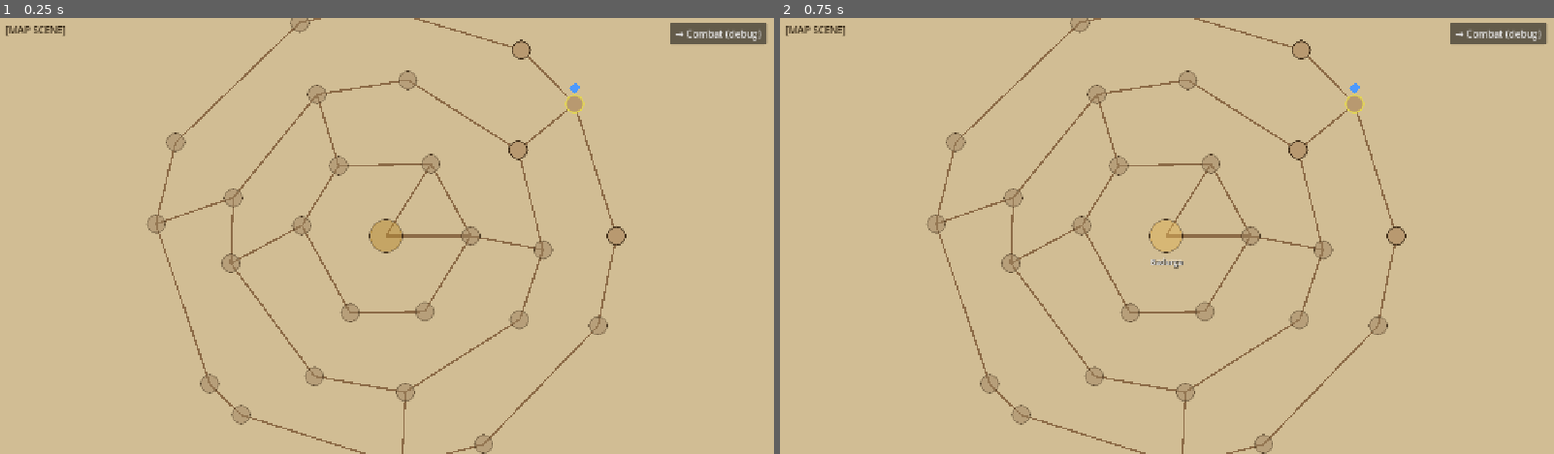
Above: before the commit, frames 1-2 (left to right).
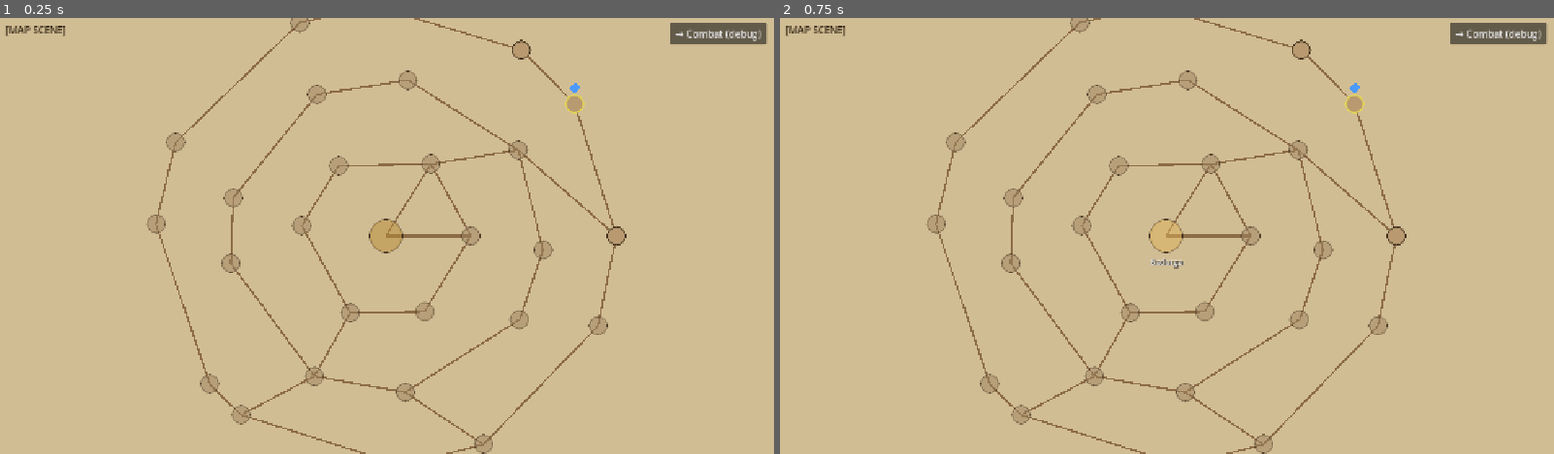
Above: after the commit, the same moments.

Repository: caleb-the-dev/RogueFinder
Game: Godot game, scene res://scenes/map/MapScene.tscn
The game is run twice, just before and just after one commit, with the same random seed, the same clock (stepped at 60 frames per second) and the same inputs. This scene is started directly instead of the project's main scene.
Inputs (mouse positions are in pixels of both pictures, inside the frame that each line leads up to):
- Up to frame 1 (0.25 s): no input
- Up to frame 2 (0.75 s): click (1167, 236) at 0.52 s

The runs differ from the first frame. In frame 1, 0.5% of the frame differs, in the area x 20-79%, y 17-100%; in frame 2, 0.5%.

Commit message:
feat(save): persist map state across sessions
Adds save/load infrastructure to GameState (save.json via FileAccess+JSON)
and wires MapManager to seed its RNG from a stored map_seed so topology is
identical on reload. Player marker placement now reads GameState.player_node_id
rather than the static is_player_start flag.

Co-Authored-By: Claude Sonnet 4.6 <noreply@anthropic.com>

Diff:
--- a/rogue-finder/scripts/globals/GameState.gd
+++ b/rogue-finder/scripts/globals/GameState.gd
@@ -2,12 +2,16 @@
 
 ## --- Global Game State ---
 ## Autoloaded singleton (name: GameState) — tracks run-wide data.
-## Stage 1.5: map traversal fields. Will expand to party roster, reputation, etc.
+## Stage 1.5: map traversal + save/load. Will expand to party roster, reputation, etc.
+
+const SAVE_PATH := "user://save.json"
 
 ## --- Map Progress ---
 
 var player_node_id: String = "node_o11"
 var visited_nodes: Array[String] = ["node_o11"]
+# Owned here so load_save() can restore it before MapManager seeds its RNG.
+var map_seed: int = 0  # 0 = not yet seeded
 
 func move_player(node_id: String) -> void:
 	player_node_id = node_id
@@ -21,3 +25,32 @@
 func is_adjacent_to_player(node_id: String, adjacency: Dictionary) -> bool:
 	var neighbors: Array = adjacency.get(player_node_id, [])
 	return node_id in neighbors
+
+## --- Save / Load ---
+
+func save() -> void:
+	var data := {
+		"player_node_id": player_node_id,
+		"visited_nodes": visited_nodes,
+		"map_seed": map_seed,
+	}
+	var file := FileAccess.open(SAVE_PATH, FileAccess.WRITE)
+	file.store_string(JSON.stringify(data, "\t"))
+
+func load_save() -> bool:
+	if not FileAccess.file_exists(SAVE_PATH):
+		return false
+	var file := FileAccess.open(SAVE_PATH, FileAccess.READ)
+	var parsed = JSON.parse_string(file.get_as_text())
+	if not parsed is Dictionary:
+		return false
+	player_node_id = parsed.get("player_node_id", "node_o11")
+	var raw_visited: Array = parsed.get("visited_nodes", ["node_o11"])
+	# JSON returns untyped Array; convert back to the typed form
+	visited_nodes = Array(raw_visited, TYPE_STRING, "", null)
+	map_seed = parsed.get("map_seed", 0)
+	return true
+
+func delete_save() -> void:
+	if FileAccess.file_exists(SAVE_PATH):
+		DirAccess.remove_absolute(ProjectSettings.globalize_path(SAVE_PATH))
--- a/rogue-finder/scripts/map/MapManager.gd
+++ b/rogue-finder/scripts/map/MapManager.gd
@@ -37,6 +37,7 @@
 ## --- Lifecycle ---
 
 func _ready() -> void:
+	GameState.load_save()
 	_build_node_data()
 	_build_edge_data()
 	_build_adjacency()
@@ -138,6 +139,11 @@
 ## --- Edge Data ---
 
 func _build_edge_data() -> void:
+	# Seed RNG once per run so the map topology is deterministic on reload
+	if GameState.map_seed == 0:
+		GameState.map_seed = randi()
+	seed(GameState.map_seed)
+
 	# Each ring is a simple closed chain — no chords, so no crossings within the ring
 	_connect_ring(_inner_ids)
 	_connect_ring(_middle_ids)
@@ -296,7 +302,7 @@
 		_map_container.add_child(btn)
 		_buttons[nd["id"]] = btn
 
-		if nd["is_player_start"]:
+		if nd["id"] == GameState.player_node_id:
 			_add_player_marker(nd["position"])
 
 func _add_player_marker(map_pos: Vector2) -> void:
@@ -387,6 +393,7 @@
 
 func _move_player_to(node_id: String) -> void:
 	GameState.move_player(node_id)
+	GameState.save()
 	var target_pos: Vector2 = _node_map[node_id]["position"] + Vector2(0.0, -26.0)
 	var tween := create_tween()
 	tween.tween_property(_player_marker, "position", target_pos, 0.25) \
Not shown, changed: docs/map_directories/game_state.md
Not shown, changed: docs/map_directories/map.md
Not shown, changed: docs/map_directories/map_scene.md
